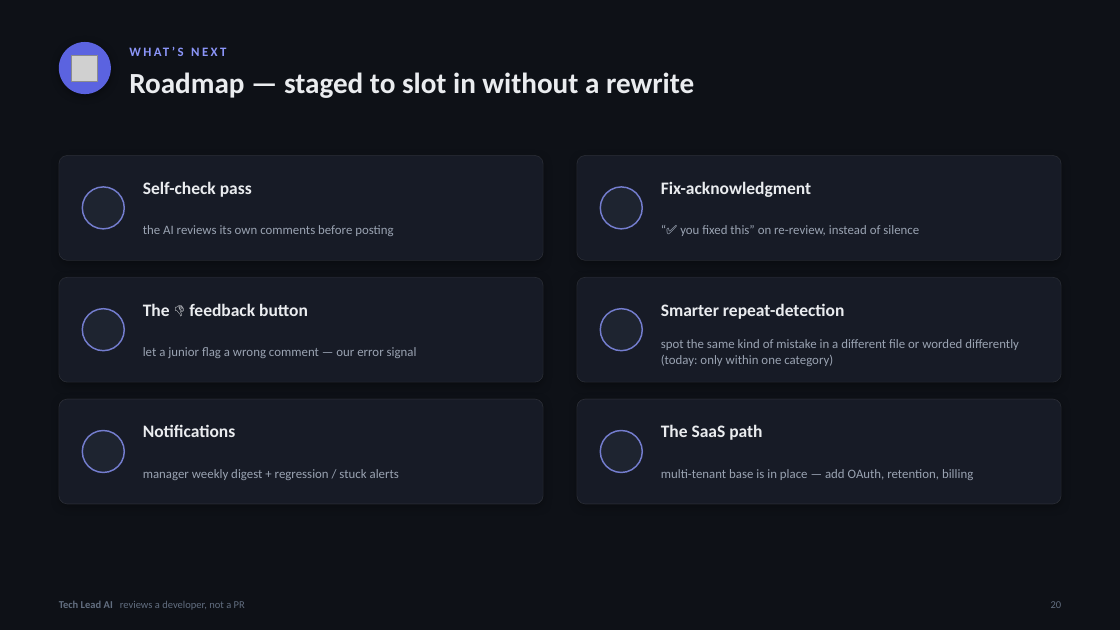
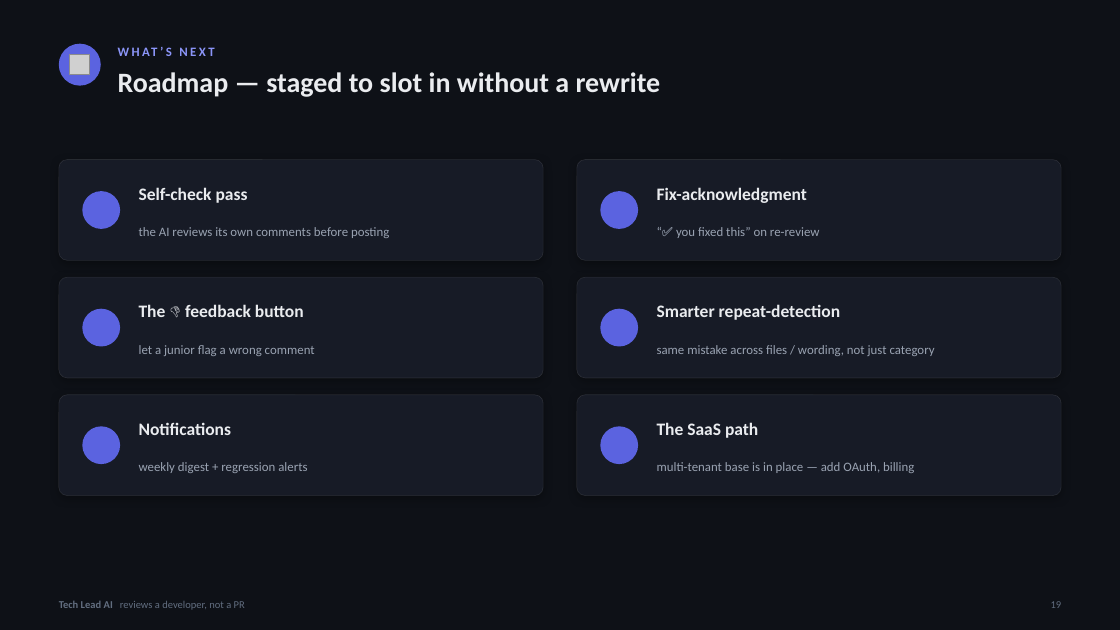
Before and after one commit to TechLead-AI/techlead-ai, a slide deck: slide 19 of TechLead2.pptx (slide 20 before the commit). Drawn at 1120x630 pixels with LibreOffice and Linux fonts; fonts in the diff are those of the drawing; grey boxes stand for pictures; background and template pictures are left out. Boxes give left, top, right and bottom in pixels: in the first picture for what was removed or moved away, otherwise in the second. Text is boxed around its words. In the diff, an @@ line names an element or a change of style, - is before the commit and + after.

```diff
--- a/TechLead2.pptx
+++ b/TechLead2.pptx
@@ ellipse: place and size @@
-ellipse at (59,42,111,94)
+ellipse at (59,44,101,86)
@@ ellipse at (59,44,101,86): shadow off @@
@@ picture: place and size @@
-picture at (71,55,97,82)
+picture at (70,55,90,75)
@@ text "WHAT’S NEXT": place and size @@
-text "WHAT’S NEXT" at (178,47,184,56)
+text "WHAT’S NEXT" at (166,47,172,56)
@@ text "Roadmap — staged to slot ...": place and size @@
-text "Roadmap — staged to slot ..." at (129,72,694,98)
+text "Roadmap — staged to slot ..." at (118,72,661,97)
@@ text "Roadmap — staged to slot ..." at (118,72,661,97): size 25 to 24 pt @@
@@ rounded rectangle: place and size @@
-rounded rectangle at (59,155,544,260)
+rounded rectangle at (59,160,544,260)
@@ text "Self-check pass": place and size @@
-text "Self-check pass" at (143,181,252,197)
+text "Self-check pass" at (139,187,248,203)
@@ rounded rectangle: place and size @@
-rounded rectangle at (577,155,1062,260)
+rounded rectangle at (577,160,1062,260)
@@ text "Fix-acknowledgment": place and size @@
-text "Fix-acknowledgment" at (661,181,811,197)
+text "Fix-acknowledgment" at (657,187,807,203)
@@ ellipse: place and size @@
-ellipse at (82,187,124,229)
+ellipse at (82,191,120,229)
@@ text "the AI reviews its own ...": place and size @@
-text "the AI reviews its own ..." at (143,225,393,236)
+text "the AI reviews its own ..." at (139,227,389,238)
@@ ellipse: place and size @@
-ellipse at (601,187,643,229)
+ellipse at (601,191,639,229)
@@ text at (676,227,820,238): text changed @@
-“✅ you fixed this” on re-review, instead of silence
+“✅ you fixed this” on re-review
@@ rounded rectangle: place and size @@
-rounded rectangle at (59,277,544,382)
+rounded rectangle at (59,277,544,378)
@@ text "The 👎 feedback button": place and size @@
-text "The 👎 feedback button" at (143,303,308,316)
+text "The 👎 feedback button" at (139,304,304,317)
@@ rounded rectangle: place and size @@
-rounded rectangle at (577,277,1062,382)
+rounded rectangle at (577,277,1062,378)
@@ text "Smarter repeat-detection": place and size @@
-text "Smarter repeat-detection" at (661,303,845,319)
+text "Smarter repeat-detection" at (657,304,841,320)
@@ ellipse: place and size @@
-ellipse at (82,308,124,350)
+ellipse at (82,308,120,346)
@@ ellipse: place and size @@
-ellipse at (601,308,643,350)
+ellipse at (601,308,639,346)
@@ text at (139,345,315,356): text changed @@
-let a junior flag a wrong comment — our error signal
+let a junior flag a wrong comment
@@ text at (657,345,935,356): text changed @@
-spot the same kind of mistake in a different file or worded differently (today: only within one category)
+same mistake across files / wording, not just category
@@ proportions changed in 6 elements at (59,160,544,260), (577,160,1062,260), (59,277,544,378), (577,277,1062,378), (577,395,1062,496), (59,395,544,496) @@
@@ rounded rectangle: place and size @@
-rounded rectangle at (59,399,544,504)
+rounded rectangle at (59,395,544,496)
@@ text "Notifications": place and size @@
-text "Notifications" at (143,424,235,437)
+text "Notifications" at (139,422,231,435)
@@ rounded rectangle: place and size @@
-rounded rectangle at (577,399,1062,504)
+rounded rectangle at (577,395,1062,496)
@@ text "The SaaS path": place and size @@
-text "The SaaS path" at (661,424,762,440)
+text "The SaaS path" at (657,422,758,438)
@@ fill #1E2430 to #5B63E0; outline #8B95F8 1.25 pt to none in 6 elements at (601,191,639,229), (82,191,120,229), (601,308,639,346), (82,308,120,346), (601,427,639,465), (82,427,120,465) @@
@@ ellipse: place and size @@
-ellipse at (82,430,124,472)
+ellipse at (82,427,120,465)
@@ ellipse: place and size @@
-ellipse at (601,430,643,472)
+ellipse at (601,427,639,465)
@@ text at (139,462,307,473): text changed @@
-manager weekly digest + regression / stuck alerts
+weekly digest + regression alerts
@@ text at (657,462,914,473): text changed @@
-multi-tenant base is in place — add OAuth, retention, billing
+multi-tenant base is in place — add OAuth, billing
```
Also in this commit, not shown: 17 other slides changed, 2 slides added, 3 slides removed.
